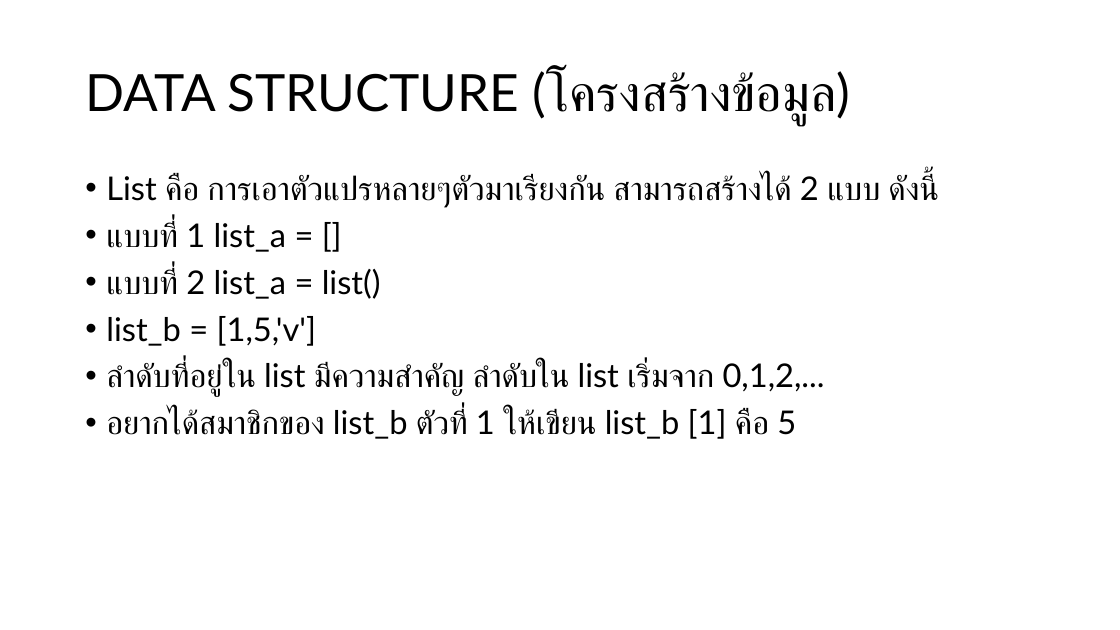
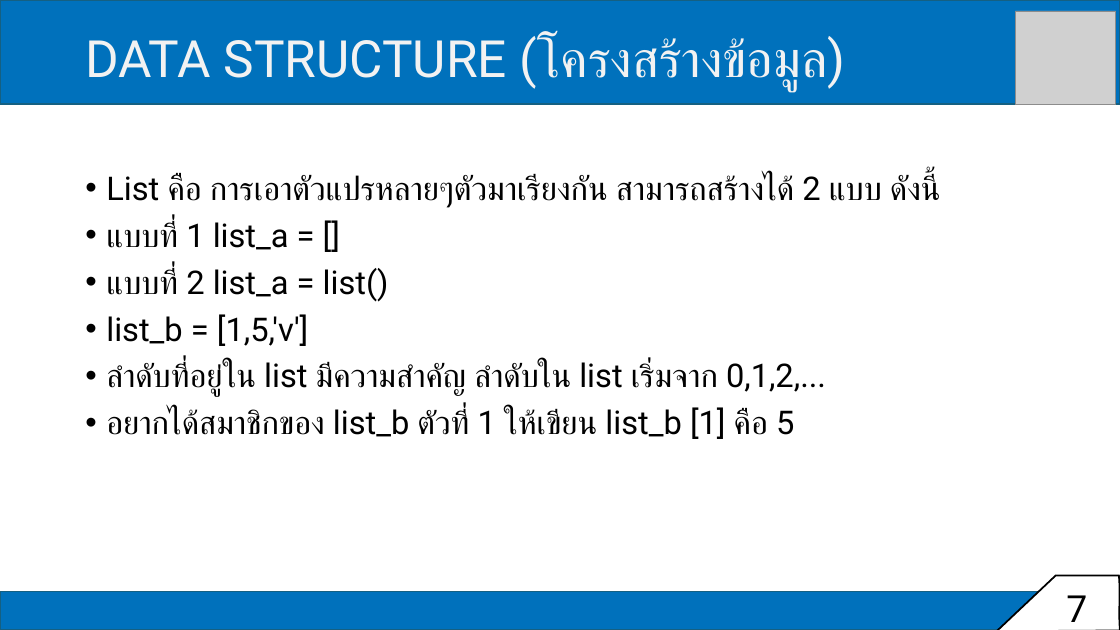
Before and after one commit to tohnperfect/Course-DS-Programming-and-Data-Viz, a slide deck: slide 7 of PPT/Class period 1.pptx. Drawn at 1120x630 pixels with LibreOffice and Linux fonts; fonts in the diff are those of the drawing; grey boxes stand for pictures. Boxes give left, top, right and bottom in pixels: in the first picture for what was removed or moved away, otherwise in the second. Text is boxed around its words. In the diff, an @@ line names an element or a change of style, - is before the commit and + after.

```diff
--- a/PPT/Class period 1.pptx
+++ b/PPT/Class period 1.pptx
@@ rectangle added at <box>0,0,1120,104</box>, fill #0071BC, outline #156082 1.5 pt @@
@@ title "DATA STRUCTURE (โครงสร้างข้อมูล)": place and size @@
-title "DATA STRUCTURE (โครงสร้างข้อมูล)" at <box>85,66,851,120</box>
+title "DATA STRUCTURE (โครงสร้างข้อมูล)" at <box>85,30,846,90</box>
@@ title "DATA STRUCTURE (โครงสร้างข้อมูล)" at <box>85,30,846,90</box>: font Lato to Roboto, text colour #000000 to #F2F2F2 @@
@@ picture added at <box>1016,11,1117,104</box> @@
@@ text "List คือ การเอาตัวแปรหลายๆตัวมาเรียงกัน สามารถสร้างได้ 2 ..." at <box>106,174,937,439</box>: font Lato to Roboto @@
@@ rectangle added at <box>0,592,1120,630</box>, fill #0071BC, outline #156082 1.5 pt @@
@@ freeform shape added at <box>996,576,1120,630</box>, fill #FFFFFF, outline #000000 1.5 pt @@
@@ text added at <box>1066,595,1087,622</box>, 32 pt, text #000000 @@
+7
```
Also in this commit, not shown: 16 other slides changed, 2 other files.
